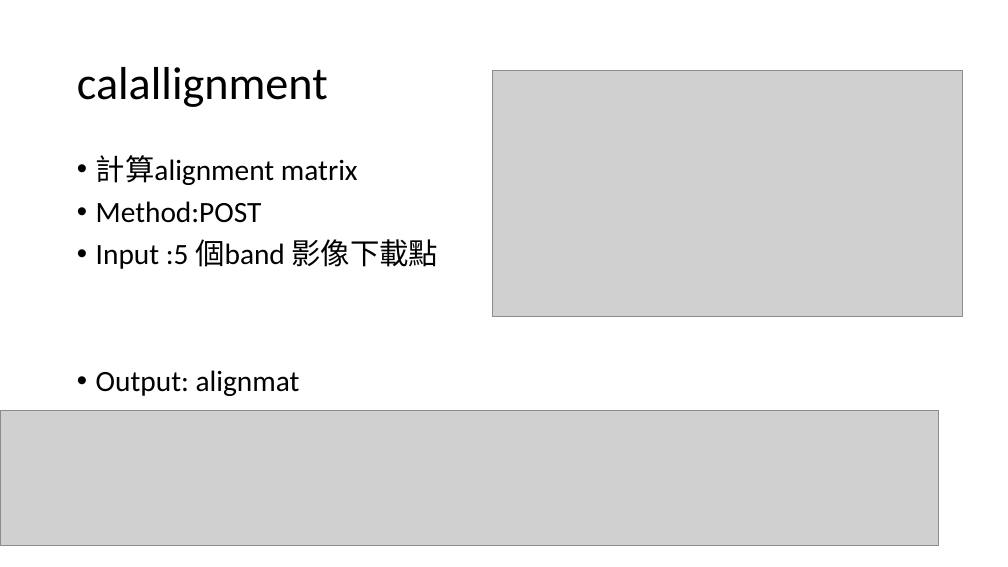
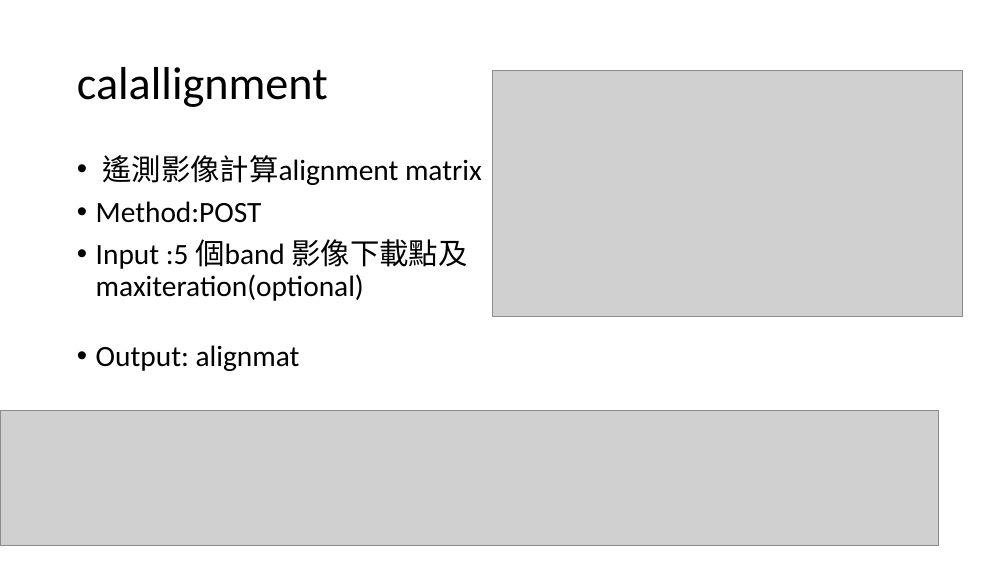
Before and after one commit to hongping1224/MicasenseMX30API, a slide deck: slide 2 of MicasenseMX30API.pptx. Drawn at 1008x567 pixels with LibreOffice and Linux fonts; fonts in the diff are those of the drawing; grey boxes stand for pictures. Boxes give left, top, right and bottom in pixels: in the first picture for what was removed or moved away, otherwise in the second. Text is boxed around its words. In the diff, an @@ line names an element or a change of style, - is before the commit and + after.

Commit message:
added maxiteration control to calallignment and added calallignment2 for closeup image

```diff
--- a/MicasenseMX30API.pptx
+++ b/MicasenseMX30API.pptx
@@ text at box(102, 155, 482, 185): text changed @@
-• 計算alignment matrix
+• 遙測影像計算alignment matrix
@@ text at box(96, 239, 468, 301): text changed @@
-• Input :5 個band 影像下載點
+• Input :5 個band 影像下載點及maxiteration(optional)
```
Also in this commit, not shown: 1 slide added, 3 other files.
